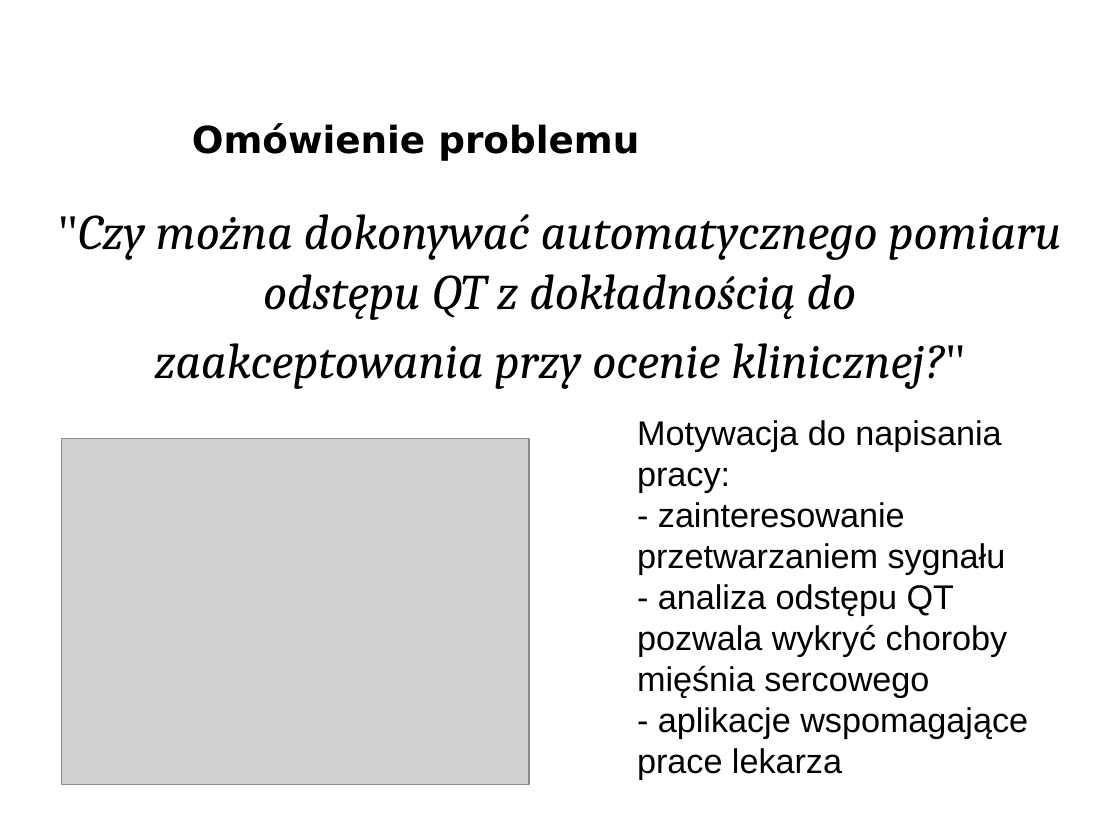
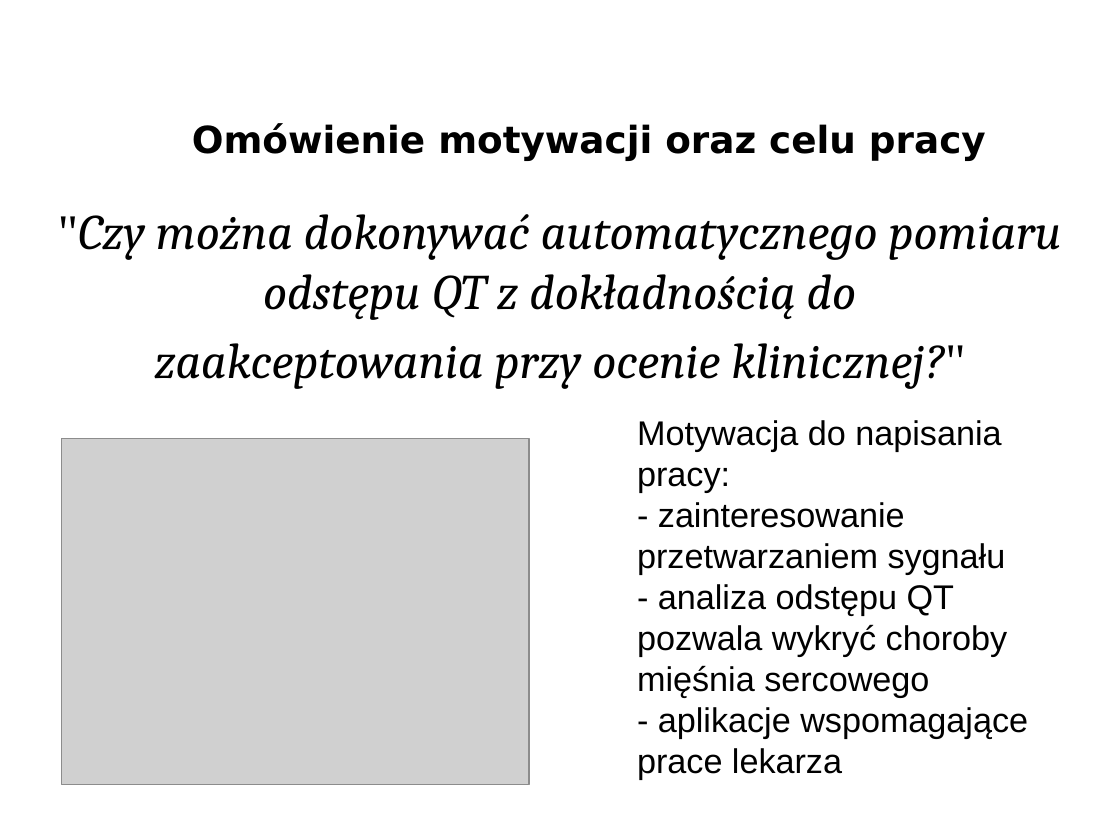
Before and after one commit to pawcio16m/MasterThesis_QTIntervalsCalc, a slide deck: slide 3 of PrezentacjaMagisterska.odp. Drawn at 1120x840 pixels with LibreOffice and Linux fonts; fonts in the diff are those of the drawing; grey boxes stand for pictures; background and template pictures are left out. Boxes give left, top, right and bottom in pixels: in the first picture for what was removed or moved away, otherwise in the second. Text is boxed around its words. In the diff, an @@ line names an element or a change of style, - is before the commit and + after.

```diff
--- a/PrezentacjaMagisterska.odp
+++ b/PrezentacjaMagisterska.odp
@@ title at <box>192,123,986,160</box>: text changed @@
-Omówienie problemu
+Omówienie motywacji oraz celu pracy
```
Also in this commit, not shown: 8 other slides changed, 1 other file.
